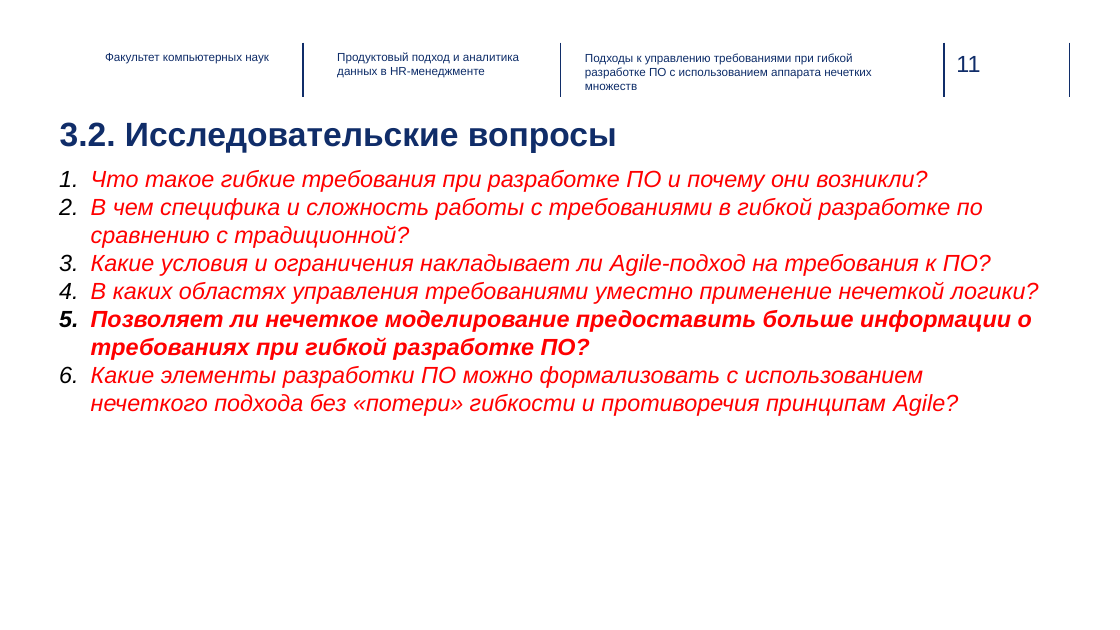
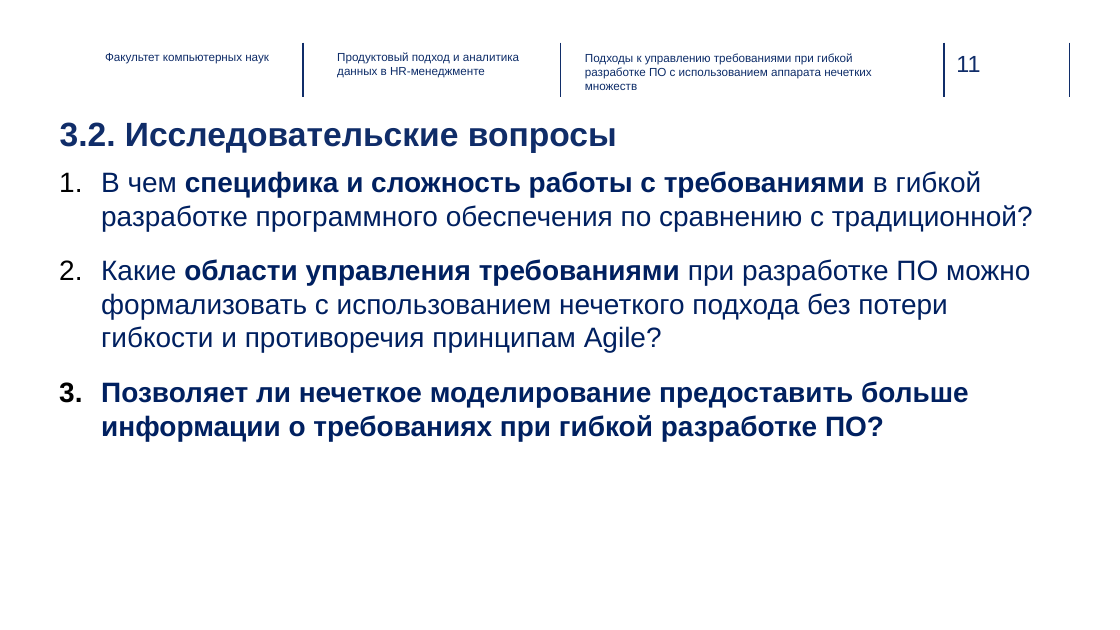
Before and after one commit to inna531/Fuzzy-Agile-Development, a slide deck: slide 11 of 2025.11.25_Понаровская_презентация_PP.pptx. Drawn at 1120x630 pixels with LibreOffice and Linux fonts; fonts in the diff are those of the drawing; background and template pictures are left out. Boxes give left, top, right and bottom in pixels: in the first picture for what was removed or moved away, otherwise in the second. Text is boxed around its words. In the diff, an @@ line names an element or a change of style, - is before the commit and + after.

```diff
--- a/2025.11.25_Понаровская_презентация_PP.pptx
+++ b/2025.11.25_Понаровская_презентация_PP.pptx
@@ text at bbox=[101, 171, 1033, 353]: text changed; size 20 to 24 pt; text colour #FF0000 to #002060; italic off @@
-1. Что такое гибкие требования при разработке ПО и почему они возникли?
-2. В чем специфика и сложность работы с требованиями в гибкой разработке по сравнению с традиционной?
-3. Какие условия и ограничения накладывает ли Agile-подход на требования к ПО?
-4. В каких областях управления требованиями умеcтно применение нечеткой логики?
+1. В чем специфика и сложность работы с требованиями в гибкой разработке программного обеспечения по сравнению с традиционной?
+2. Какие области управления требованиями при разработке ПО можно формализовать с использованием нечеткого подхода без потери гибкости и противоречия принципам Agile?
@@ text at bbox=[91, 366, 958, 416]: paragraph removed @@
-6. Какие элементы разработки ПО можно формализовать с использованием нечеткого подхода без «потери» гибкости и противоречия принципам Agile?
@@ text at bbox=[101, 381, 969, 441]: size 20 to 24 pt, text colour #FF0000 to #002060, italic off in "Позволяет ли нечеткое моделирование предоставить больше инфо ..."; indent changed; more space between paragraphs @@
```
Also in this commit, not shown: 13 other slides changed, 5 other files.
